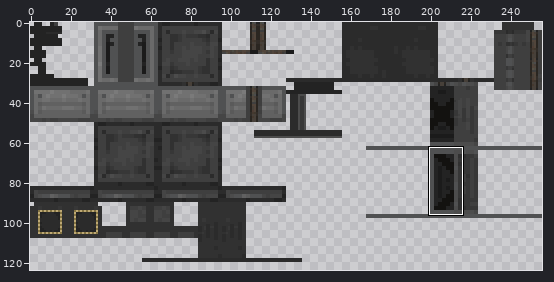
Two states of a sprite sheet, src/main/resources/assets/mekanismneutronactivator/render/fusion_neutron_activator.png. Above, an overview of the earlier version with the close-up marked.
Close-up. Old version:
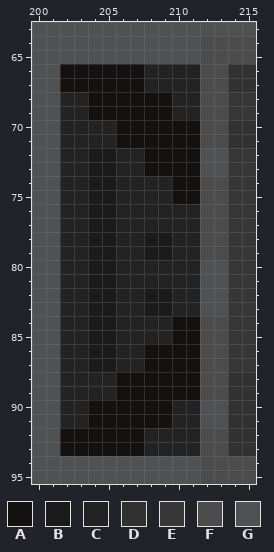
The file is 256x128 pixels. Colours within 5 levels of each other are drawn and written as one. Shown: x 200..215, y 63..95. The wide view leaves out empty margins. The commit also changed other parts of the picture, which this record leaves out.
Palette (. is transparent): A #131210  B #1b1b1b  C #232323  D #313131  E #373737  F #4c4c4c  G #505152
Pixels before, first column x 200:
63 GGGGGGGGGGGGGGGG
64 GGGGGGGGGGGGFFFF
65 GGGGGGGGGGGGFFFF
66 GGAAAAAACCCCFFDD
67 GGAAAAAACCCCFFDD
68 GGCCAAAAAACCFFEE
69 GGCCAAAAAACCFFEE
70 GGCCCCAAAAAAFFDD
71 GGCCCCAAAAAAFFDD
72 GGCCBBCCAAAAGGEE
73 GGCCBBCCAAAAGGEE
74 GGCCBBCCCCAAFFEE
75 GGCCBBCCCCAAFFEE
76 GGCCBBCCCCCCFFEE
77 GGCCBBCCCCCCFFEE
78 GGCCBBCCBBCCFFEE
79 GGCCBBCCBBCCFFEE
80 GGCCBBCCCCCCGGEE
81 GGCCBBCCCCCCGGEE
82 GGCCBBCCBBCCGGEE
83 GGCCBBCCBBCCGGEE
84 GGCCBBCCCCAAFFEE
85 GGCCBBCCCCAAFFEE
86 GGCCBBCCAAAAFFEE
87 GGCCBBCCAAAAFFEE
88 GGCCCCAAAAAAFFDD
89 GGCCCCAAAAAAFFDD
90 GGCCAAAAAACCGGDD
91 GGCCAAAAAACCGGDD
92 GGAAAAAACCCCFFDD
93 GGAAAAAACCCCFFDD
94 GGGGGGGGGGGGFFFF
95 GGGGGGGGGGGGFFFF
After the commit:
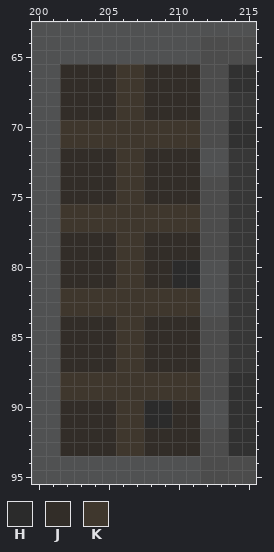
Colours new in this view: H #2b2b2b  J #322d28  K #3f372d
From old to new:
Colour A gives way to colour H in rows 90 to 91 at x 208 to 209.
Colour C gives way to colour H in rows 80 to 81 at x 210 to 211.
Colour A gives way to colour J in rows 66 to 67 at x 202 to 205; in rows 68 to 69 at x 204 to 205 and 208 to 209; in rows 72 to 73 at x 208 to 211; in rows 74 to 75 at x 210 to 211; in rows 84 to 85 at x 210 to 211; in rows 86 to 87 at x 208 to 211.
Colour A gives way to colour J in rows 90 to 91 at x 204 to 205; in rows 92 to 93 at x 202 to 205.
Colour B gives way to colour J in rows 72 to 75 at x 204 to 205; in rows 78 to 79 at x 204 to 205 and 208 to 209; in rows 80 to 81 at x 204 to 205; in rows 84 to 87 at x 204 to 205.
Colour C gives way to colour J in rows 66 to 67 at x 208 to 211; in rows 68 to 69 at x 202 to 203 and 210 to 211; in rows 72 to 73 at x 202 to 203; in rows 74 to 75 at x 202 to 203 and 208 to 209; in rows 78 to 79 at x 202 to 203 and 210 to 211; in rows 80 to 81 at x 202 to 203 and 208 to 209.
Colour C gives way to colour J in rows 84 to 85 at x 202 to 203 and 208 to 209; in rows 86 to 87 at x 202 to 203; in rows 90 to 91 at x 202 to 203 and 210 to 211; in rows 92 to 93 at x 208 to 211.
Colour A gives way to colour K in rows 66 to 69 at x 206 to 207; in rows 70 to 71 at x 206 to 211; in rows 88 to 89 at x 206 to 211; in rows 90 to 93 at x 206 to 207.
Colour B gives way to colour K in rows 76 to 77 at x 204 to 205; in rows 82 to 83 at x 204 to 205 and 208 to 209.
Colour C gives way to colour K in rows 70 to 71 at x 202 to 205; in rows 72 to 75 at x 206 to 207; in rows 76 to 77 at x 202 to 203 and 206 to 211; in rows 78 to 81 at x 206 to 207; in rows 82 to 83 at x 202 to 203, 206 to 207 and 210 to 211; in rows 84 to 87 at x 206 to 207.
Colour C gives way to colour K in rows 88 to 89 at x 202 to 205.
Pixel boxes of the changes (left, top, right, bottom) in both close-ups:
changed: (60, 64, 200, 456)
